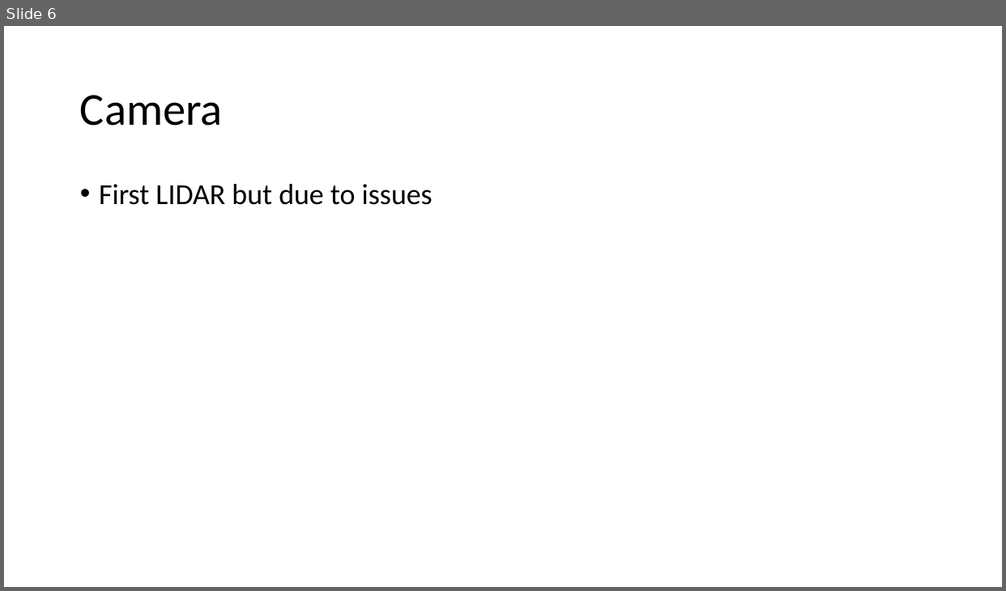
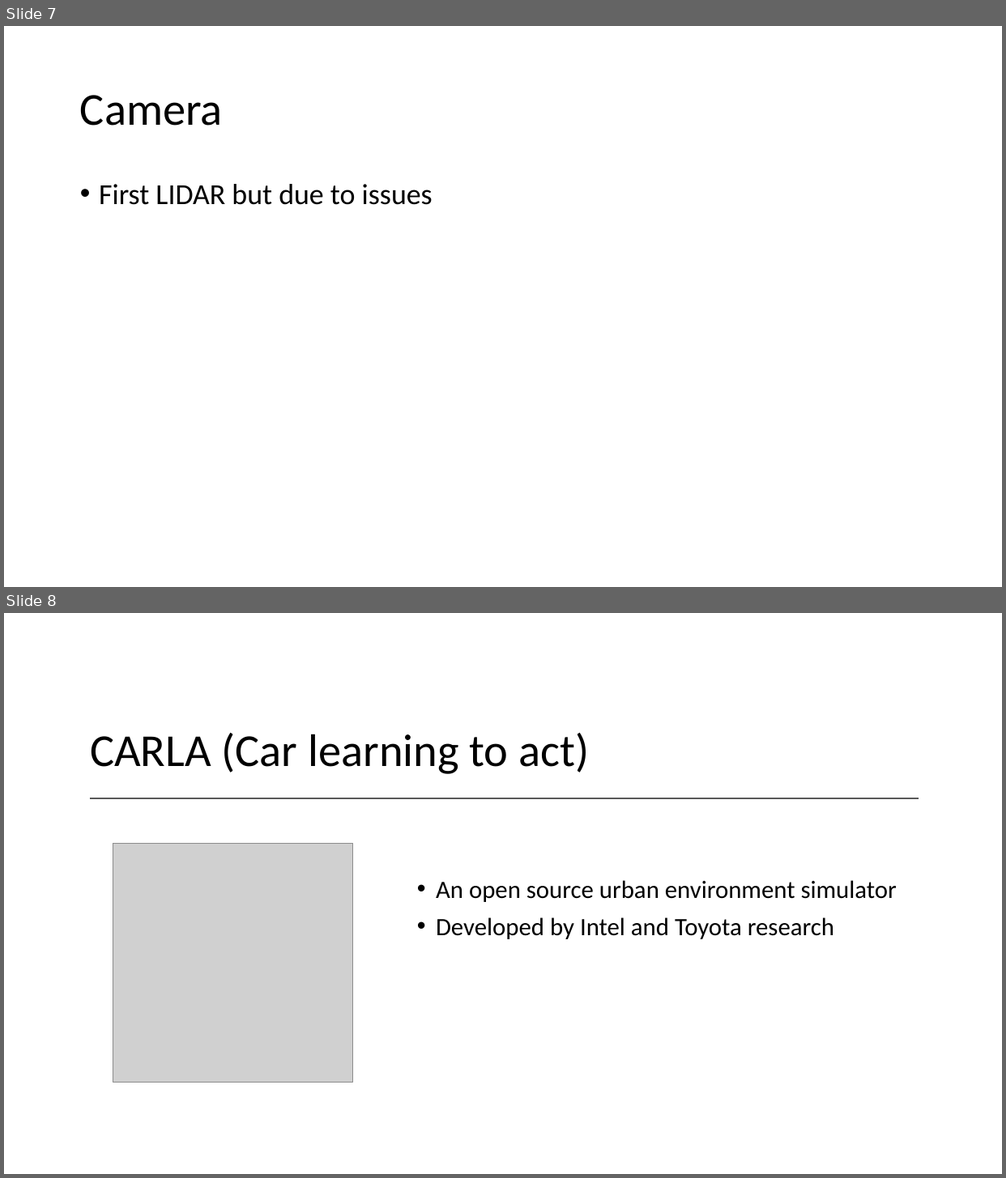
Before and after one commit to grep-aarkash/EECE-571K-Dependable-systems-project, a slide deck: Research/Presentation1.pptx. Shown one above the other, each under a label of ours: slide 6 before the commit, slides 7 and 8 after it. The pictures are 1006x591 and 1006x1178 pixels, drawn with LibreOffice and Linux fonts; fonts in the diff are those of the drawing; grey boxes stand for pictures. Boxes give left, top, right and bottom in pixels: in the first picture for what was removed or moved away, otherwise in the second. Text is boxed around its words. In the diff, an @@ line names an element or a change of style, - is before the commit and + after.

```diff
--- a/Research/Presentation1.pptx
+++ b/Research/Presentation1.pptx
@@ slide 8 added at (4,613,1002,1174), background #FFFFFF @@
@@ title added at (90,733,589,774), 44 pt, text #000000 @@
+CARLA (Car learning to act)
@@ line added from (90, 798) to (918, 798), #595959 1.25 pt @@
@@ picture added at (113,843,353,1082) @@
@@ text added at (436,880,897,939), 24 pt, text #000000 @@
+• An open source urban environment simulator
+• Developed by Intel and Toyota research
@@ what was slide 6 is now slide 7 @@
```
Also in this commit, not shown: 2 slides changed, 7 other slides added, 3 slides removed.
